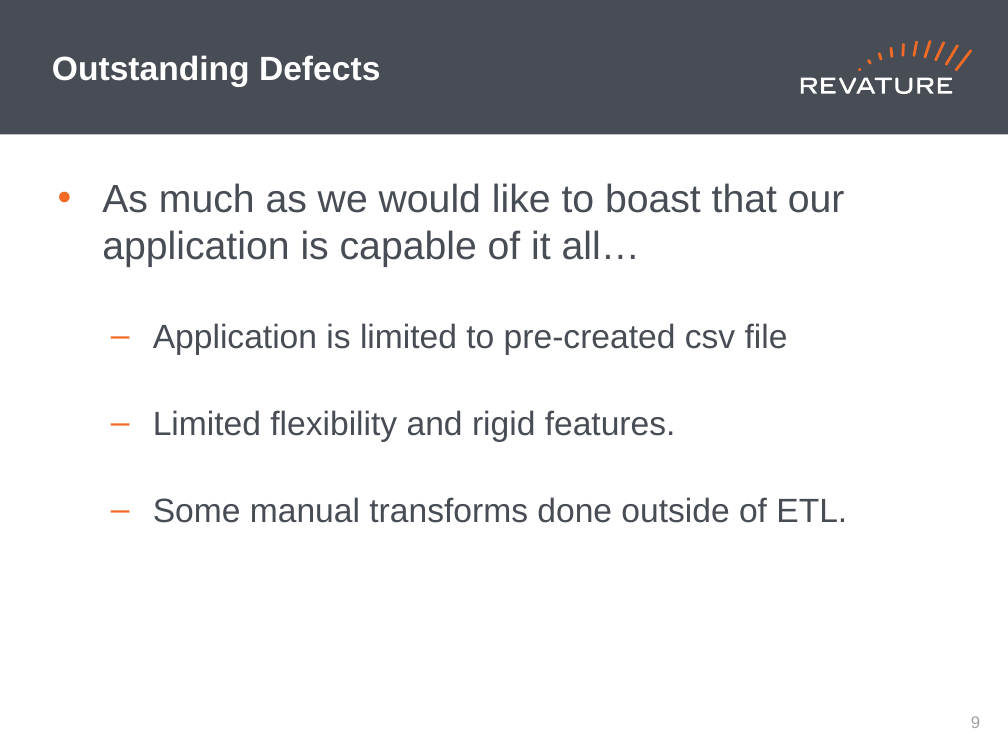
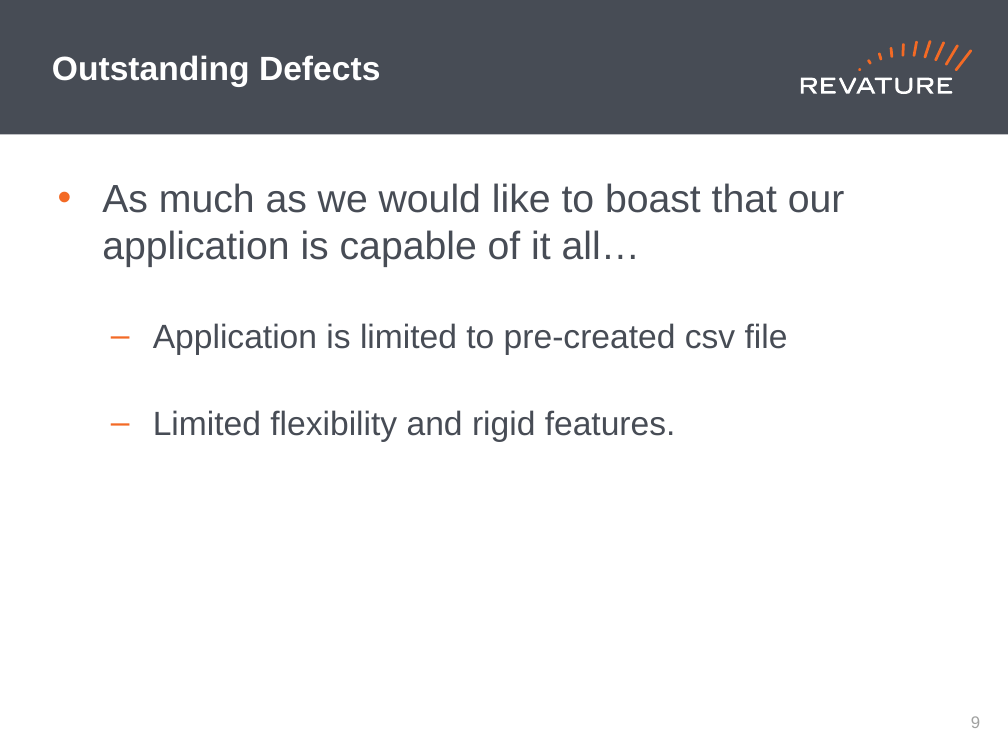
Before and after one commit to 220103-java-etl/Amplifire-404-Braincells, a slide deck: slide 10 of BraincellsP2_Presentation.pptx. Drawn at 1008x756 pixels with LibreOffice and Linux fonts; fonts in the diff are those of the drawing. Boxes give left, top, right and bottom in pixels: in the first picture for what was removed or moved away, otherwise in the second. Text is boxed around its words. In the diff, an @@ line names an element or a change of style, - is before the commit and + after.

```diff
--- a/BraincellsP2_Presentation.pptx
+++ b/BraincellsP2_Presentation.pptx
@@ text at (153,497,847,523): paragraph removed @@
-  – Some manual transforms done outside of ETL.
```
Also in this commit, not shown: 3 other slides changed.
